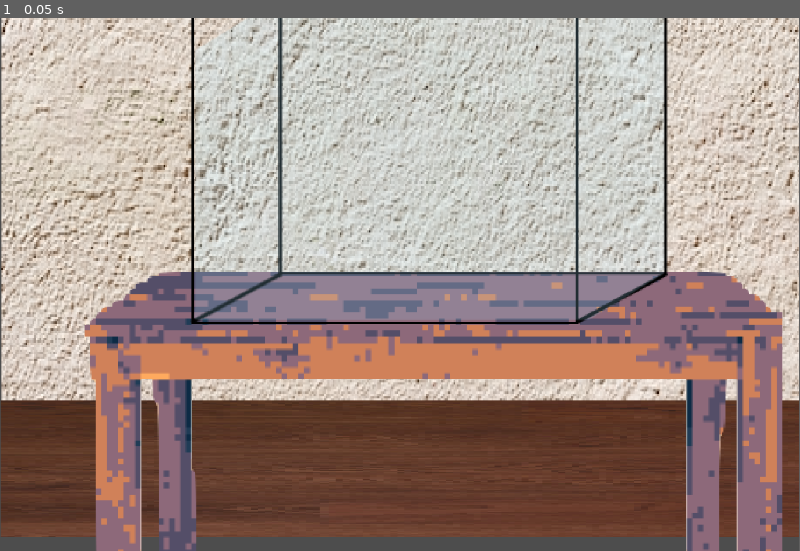
Above: before the commit, frame 1.
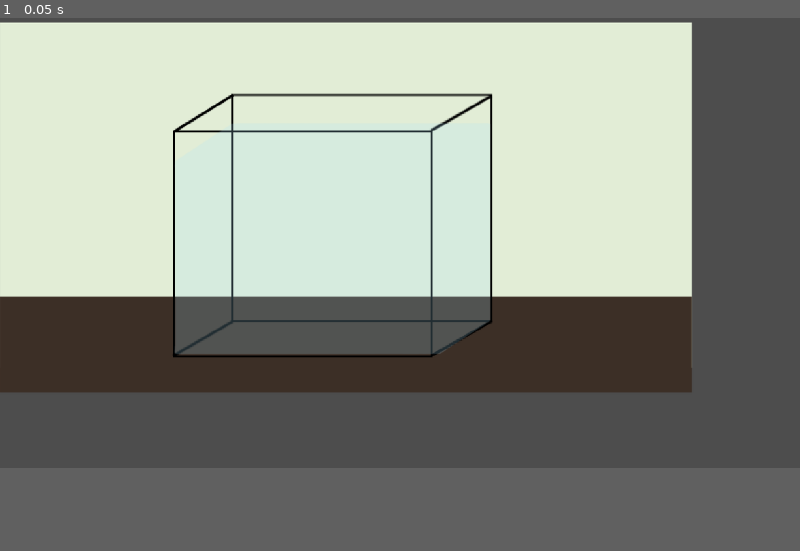
Above: after the commit, the same moment.

Repository: jac192133/Ecobana
Game: Godot game, scene res://scenes/RoomScene.tscn
The game is run twice, just before and just after one commit, with the same random seed, the same clock (stepped at 60 frames per second) and the same inputs.
Inputs:
- Up to frame 1 (0.05 s): no input
In our replay, the window is 799x533 before the commit and 800x450 after it. These sizes can differ from the game's own. Grey fills any space a smaller window leaves; there, only what the larger window draws over its background counts as a difference.

The runs differ from the first frame. In frame 1, 82% of the frame differs, in the area x 0-100%, y 0-100%.

Commit message:
radically simplified, made more 2d, prettier

Diff:
--- a/godotecobana/project.godot
+++ b/godotecobana/project.godot
@@ -17,7 +17,8 @@
 
 [display]
 
-window/size/viewport_height=768
+window/size/viewport_width=1280
+window/size/viewport_height=720
 
 [rendering]
 
--- a/godotecobana/scenes/RoomScene.tscn
+++ b/godotecobana/scenes/RoomScene.tscn
@@ -1,7 +1,6 @@
-[gd_scene load_steps=8 format=3 uid="uid://enjmj0ap4g8g"]
+[gd_scene load_steps=7 format=3 uid="uid://enjmj0ap4g8g"]
 
 [ext_resource type="Texture2D" uid="uid://2d2snvea8v4" path="res://assets/wall.png" id="1_fvtvw"]
-[ext_resource type="Texture2D" uid="uid://bbh2gfrvmdpu" path="res://assets/floor.png" id="2_tw2gb"]
 [ext_resource type="Texture2D" uid="uid://doa00vl4xw2uf" path="res://assets/table.png" id="3_73a6n"]
 [ext_resource type="Texture2D" uid="uid://cv2pyir3wuadn" path="res://assets/tank.png" id="4_vtdbg"]
 [ext_resource type="Texture2D" uid="uid://cmwfw2bvbrch2" path="res://assets/water.png" id="5_6y8bk"]
@@ -15,29 +14,18 @@
 [node name="RoomScene" type="Node2D"]
 texture_filter = 1
 texture_repeat = 1
+position = Vector2(574, 268)
 
 [node name="Wall" type="Sprite2D" parent="."]
-z_index = -3
-position = Vector2(624, 148)
-scale = Vector2(2.488, 3.364)
 texture = ExtResource("1_fvtvw")
 
-[node name="Floor" type="Sprite2D" parent="."]
-z_index = -2
-position = Vector2(623, 649.747)
-rotation = -1.5708
-scale = Vector2(0.394609, 2.48912)
-texture = ExtResource("2_tw2gb")
-
 [node name="Table" type="Sprite2D" parent="."]
-z_index = -1
-position = Vector2(625, 666)
-scale = Vector2(2.012, 2.16606)
+position = Vector2(0, 250)
 texture = ExtResource("3_73a6n")
 
 [node name="Tank" type="Sprite2D" parent="."]
-position = Vector2(654, 224)
-scale = Vector2(2.02, 1.796)
+position = Vector2(-16, 102)
+scale = Vector2(1.50509, 1.4285)
 texture = ExtResource("4_vtdbg")
 
 [node name="Water" type="Sprite2D" parent="Tank"]
Binary file removed: godotecobana/assets/floor.png
Not shown, removed: godotecobana/assets/floor.png.import
Binary file changed: godotecobana/assets/table.png
Binary file changed: godotecobana/assets/wall.png
